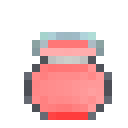
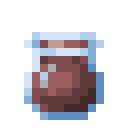
Two versions of the same layered image (w=128, h=128). Layer-by-layer changes:
renamed "Layer 2" to "Layer 1", painted on it over [24, 32, 112, 120]
